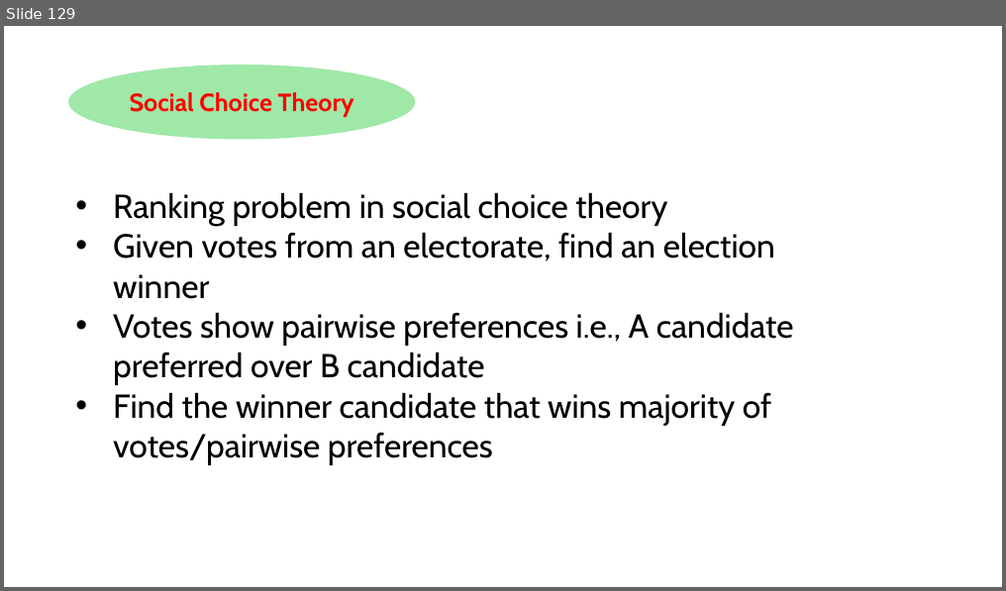
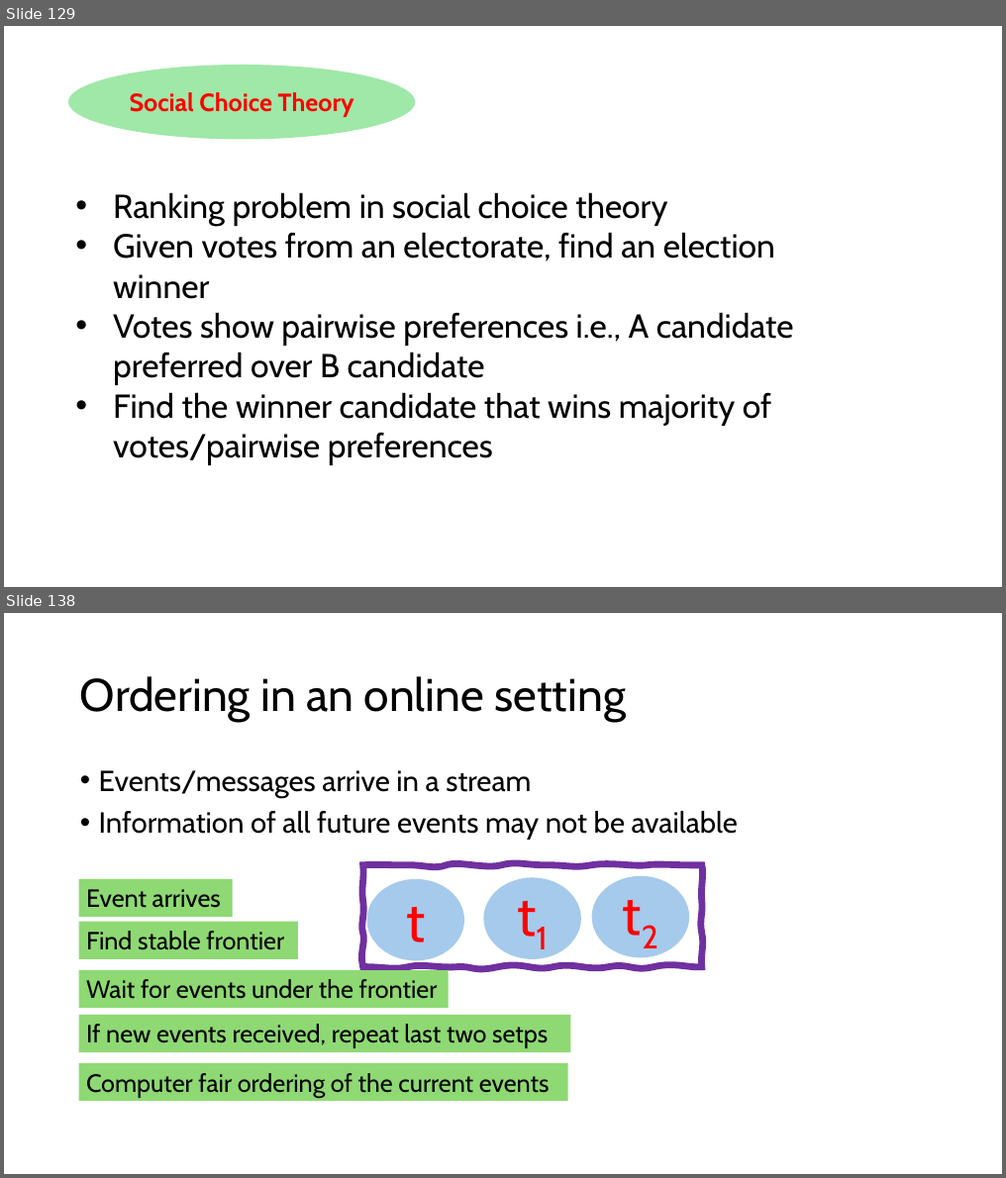
Before and after one commit to HaseebLUMS/Onyx-Presentation, a slide deck: thesis-latency-fairness.pptx. Shown one above the other, each under a label of ours: slide 129 before the commit, slides 129 and 138 after it; the slides between them are not shown. The pictures are 1006x591 and 1006x1178 pixels, drawn with LibreOffice and Linux fonts; fonts in the diff are those of the drawing. Boxes give left, top, right and bottom in pixels: in the first picture for what was removed or moved away, otherwise in the second. Text is boxed around its words. In the diff, an @@ line names an element or a change of style, - is before the commit and + after.

```diff
--- a/thesis-latency-fairness.pptx
+++ b/thesis-latency-fairness.pptx
@@ slide 138 added at (4, 613, 1002, 1174), background #FFFFFF @@
@@ title added at (80, 676, 627, 722), 44 pt, text #000000 @@
+Ordering in an online setting
@@ text added at (99, 770, 738, 840), 28 pt, text #000000 @@
+• Events/messages arrive in a stream
+• Information of all future events may not be available
@@ rectangle added at (79, 879, 233, 917), fill #8ED973, 24 pt, text #000000 @@
+Event arrives
@@ freeform shape added at (363, 865, 703, 967), outline #7030A0 6.5 pt @@
@@ ellipse added at (367, 879, 464, 961), fill #A6CAEC, 54 pt, text #FF0000 @@
+t
@@ ellipse added at (484, 878, 581, 959), fill #A6CAEC, 54 pt, text #FF0000 @@
+t1
@@ ellipse added at (592, 876, 689, 959), fill #A6CAEC, 54 pt, text #FF0000 @@
+t2
@@ rectangle added at (79, 922, 298, 959), fill #8ED973, 24 pt, text #000000 @@
+Find stable frontier
@@ rectangle added at (79, 970, 449, 1008), fill #8ED973, 24 pt, text #000000 @@
+Wait for events under the frontier
@@ rectangle added at (79, 1015, 570, 1053), fill #8ED973, 24 pt, text #000000 @@
+If new events received, repeat last two setps
@@ rectangle added at (79, 1063, 567, 1101), fill #8ED973, 24 pt, text #000000 @@
+Computer fair ordering of the current events
```
Also in this commit, not shown: 5 slides changed, 4 other slides added, 2 other files.
